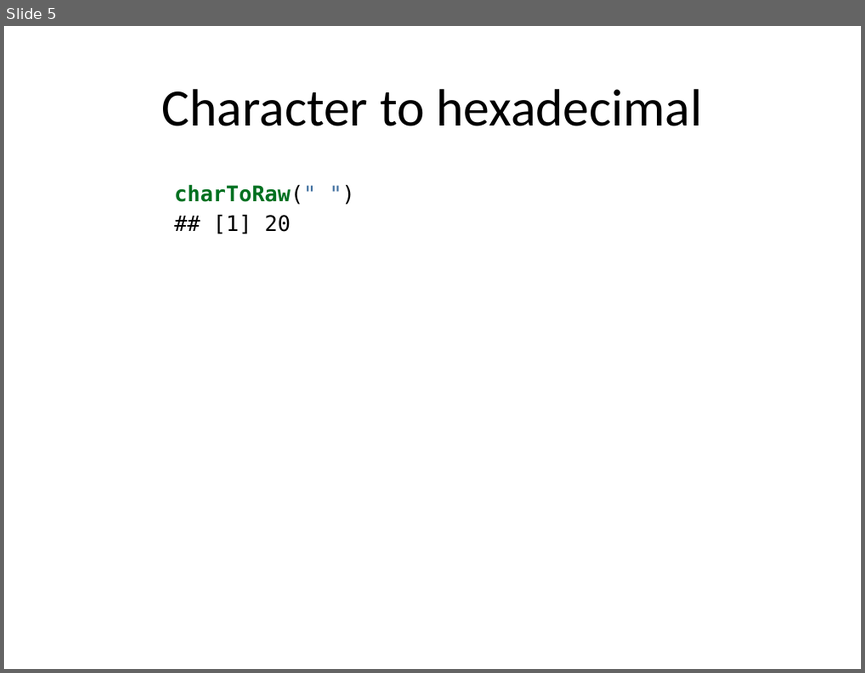
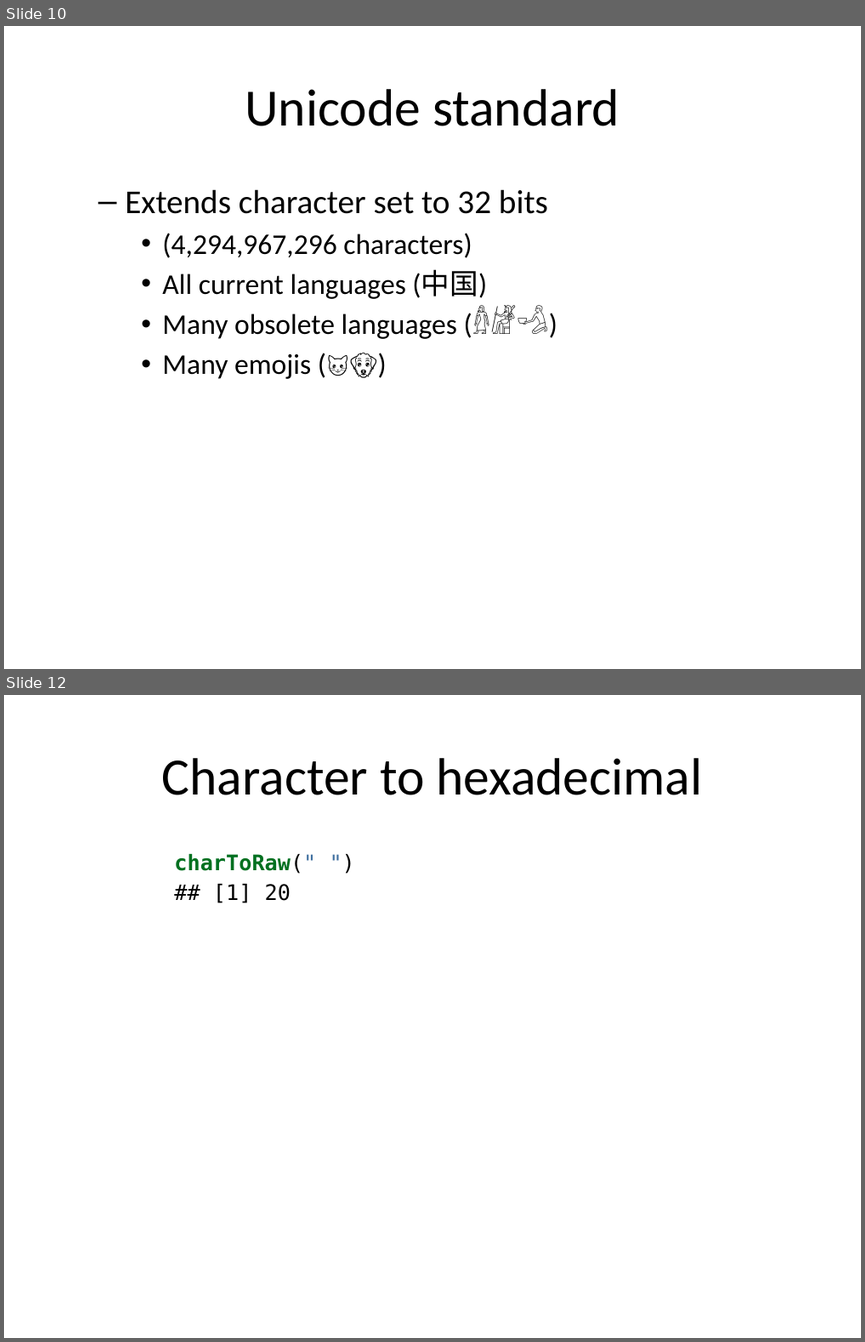
Before and after one commit to pmean/oddball-characters, a slide deck: results/oddball-characters.pptx. Shown one above the other, each under a label of ours: slide 5 before the commit, slides 10 and 12 after it; the slides between them are not shown. The pictures are 865x673 and 865x1342 pixels, drawn with LibreOffice and Linux fonts; fonts in the diff are those of the drawing. Boxes give left, top, right and bottom in pixels: in the first picture for what was removed or moved away, otherwise in the second. Text is boxed around its words. In the diff, an @@ line names an element or a change of style, - is before the commit and + after.

```diff
--- a/results/oddball-characters.pptx
+++ b/results/oddball-characters.pptx
@@ slide 10 added at (4,26,861,669), background #FFFFFF @@
@@ title added at (245,89,619,126), 44 pt, text #000000 @@
+Unicode standard
@@ text added at (125,189,557,379), 24 pt, text #000000 @@
+  – Extends character set to 32 bits
+    • (4,294,967,296 characters)
+    • All current languages (中国)
+    • Many obsolete languages (𓁇𓁈𓁉)
+    • Many emojis (🐱🐶)
@@ what was slide 5 is now slide 12 @@
```
Also in this commit, not shown: 2 slides changed, 16 other slides added, 9 other files.
